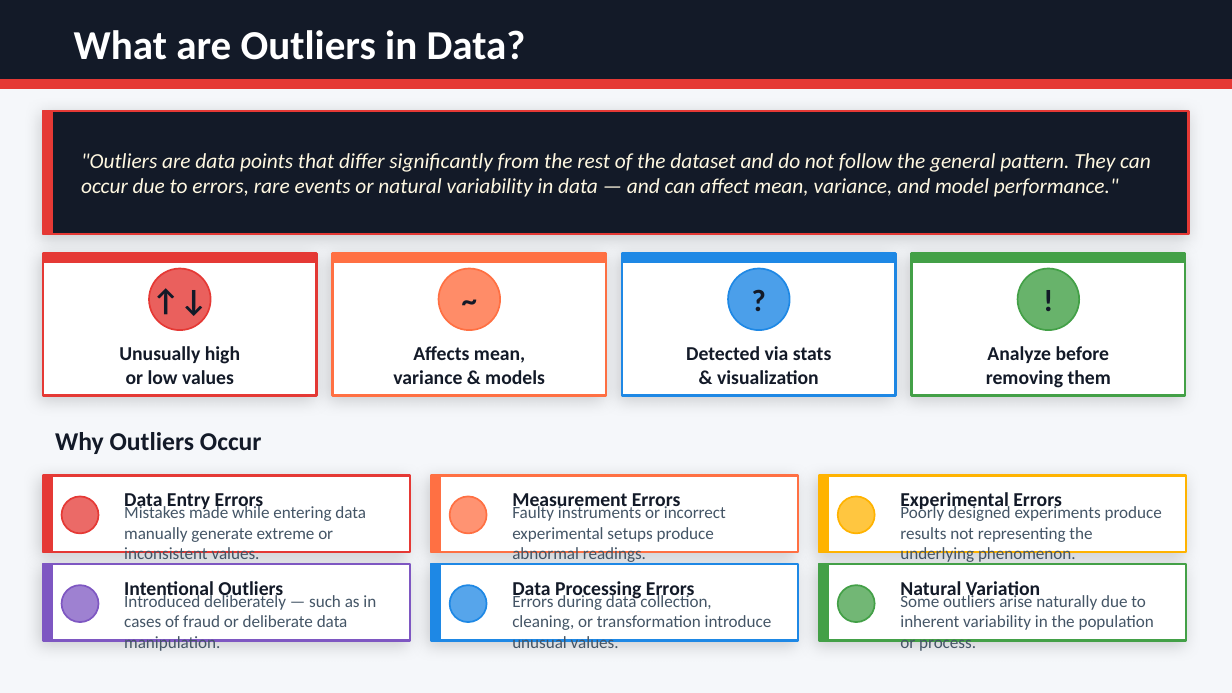
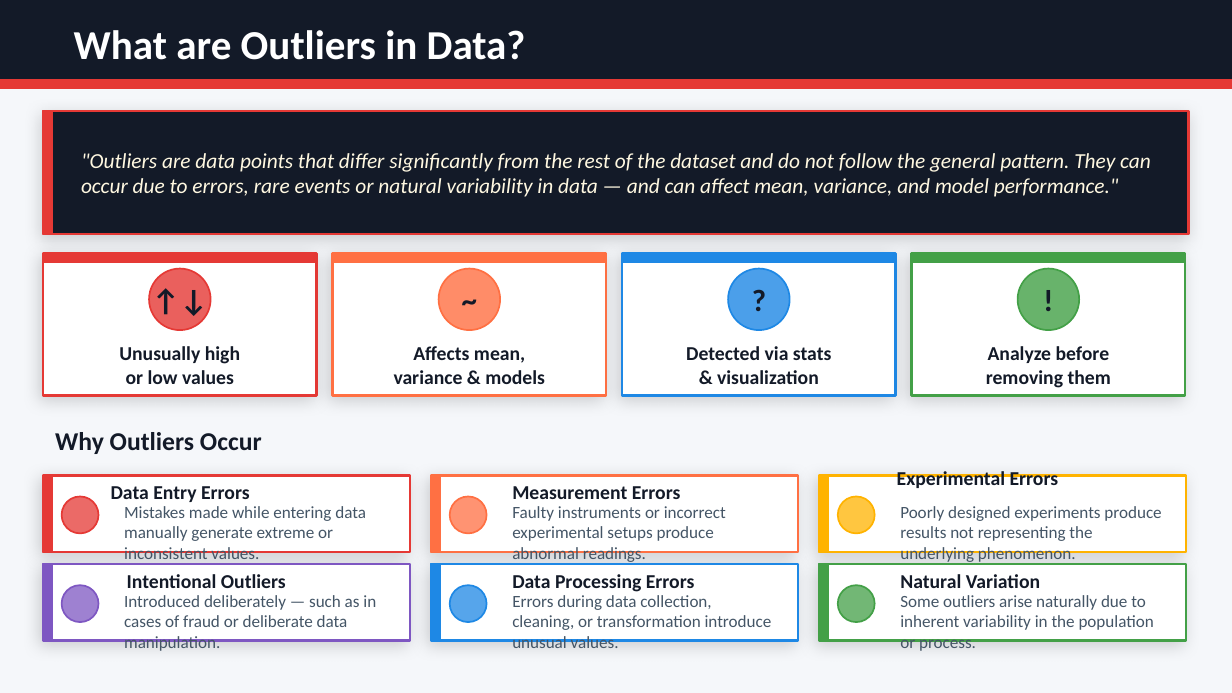
Before and after one commit to anirudhagaikwad/EvenSem2026_3rdYr, a slide deck: slide 2 of Data Mining and Analytics -21CSE355T/Unit-5/PPT/1_Outliers_in_Data.pptx. Drawn at 1232x693 pixels with LibreOffice and Linux fonts; fonts in the diff are those of the drawing. Boxes give left, top, right and bottom in pixels: in the first picture for what was removed or moved away, otherwise in the second. Text is boxed around its words. In the diff, an @@ line names an element or a change of style, - is before the commit and + after.

```diff
--- a/Data Mining and Analytics -21CSE355T/Unit-5/PPT/1_Outliers_in_Data.pptx
+++ b/Data Mining and Analytics -21CSE355T/Unit-5/PPT/1_Outliers_in_Data.pptx
@@ text "Data Entry Errors": place and size @@
-text "Data Entry Errors" at (124, 493, 264, 512)
+text "Data Entry Errors" at (111, 486, 250, 502)
@@ text "Measurement Errors" rewrapped from (512, 493, 681, 512) to (512, 486, 681, 499) @@
@@ text "Experimental Errors": place and size @@
-text "Experimental Errors" at (900, 492, 1062, 512)
+text "Experimental Errors" at (897, 471, 1059, 488)
@@ text "Intentional Outliers" rewrapped from (124, 581, 283, 601) to (127, 574, 286, 588) @@
@@ text "Data Processing Errors": place and size @@
-text "Data Processing Errors" at (512, 581, 695, 601)
+text "Data Processing Errors" at (512, 574, 695, 592)
@@ text "Natural Variation" rewrapped from (900, 581, 1040, 601) to (900, 574, 1040, 588) @@
@@ text "Introduced deliberately — such as ..." rewrapped from (124, 593, 376, 651) to (124, 595, 376, 627) @@
```
Also in this commit, not shown: 2 other slides changed, 13 other files.
